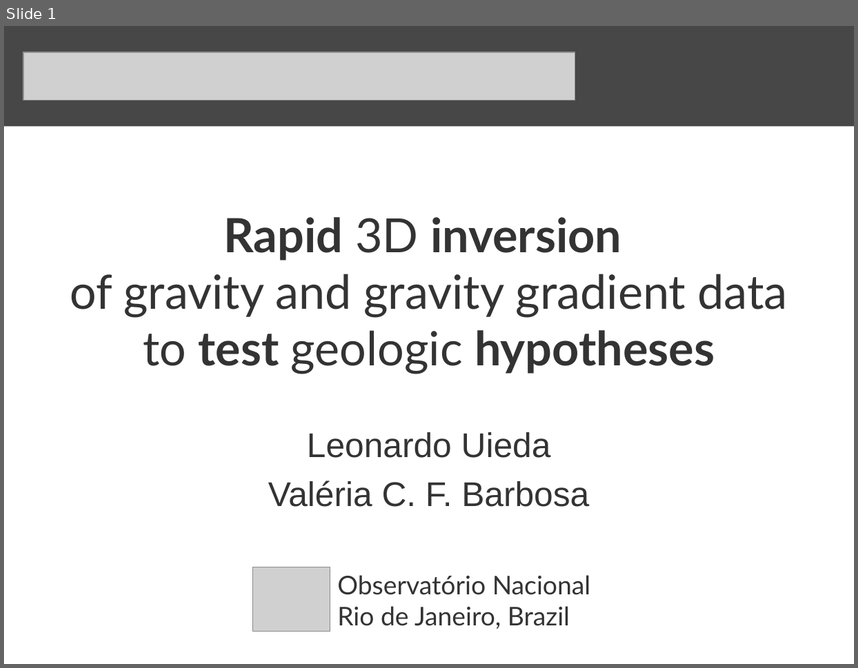
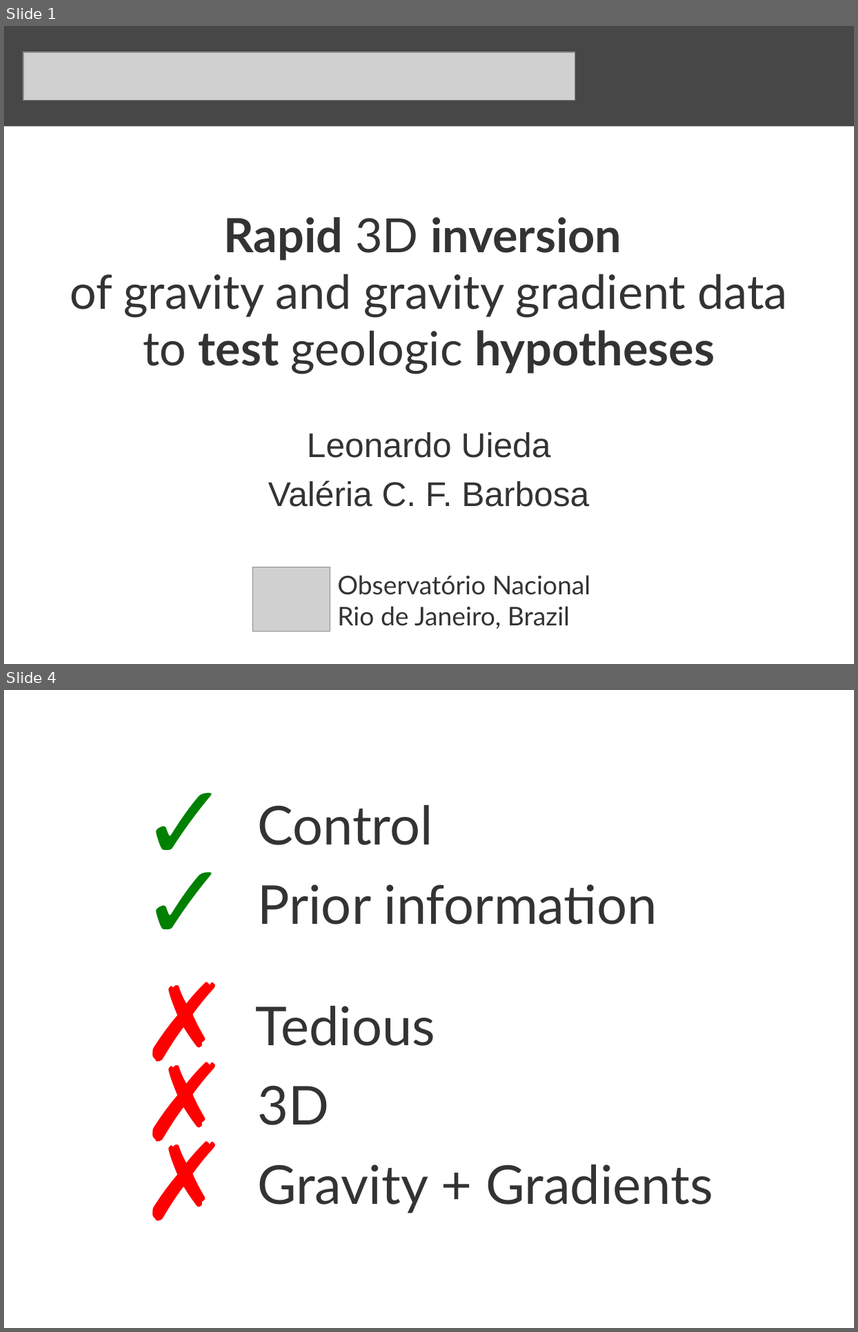
Before and after one commit to leouieda/gghs2012, a slide deck: presentation/uieda_barbosa_iag2012.odp. Shown one above the other, each under a label of ours: slide 1 before the commit, slides 1 and 4 after it; the slides between them are not shown. The pictures are 858x668 and 858x1332 pixels, drawn with LibreOffice and Linux fonts; fonts in the diff are those of the drawing; grey boxes stand for pictures; background and template pictures are left out. Boxes give left, top, right and bottom in pixels: in the first picture for what was removed or moved away, otherwise in the second. Text is boxed around its words. In the diff, an @@ line names an element or a change of style, - is before the commit and + after.

```diff
--- a/presentation/uieda_barbosa_iag2012.odp
+++ b/presentation/uieda_barbosa_iag2012.odp
@@ slide 4 added at [4, 690, 854, 1328], background picture (left out) @@
@@ text added at [257, 805, 658, 925], 50 pt, text #333333 @@
+✓ Control
+✓ Prior information
@@ text added at [256, 1005, 713, 1214], 50 pt, text #333333 @@
+✗ Tedious
+✗ 3D
+✗ Gravity + Gradients
```
Also in this commit, not shown: 6 other slides added, 2 slides removed, 4 other files.
